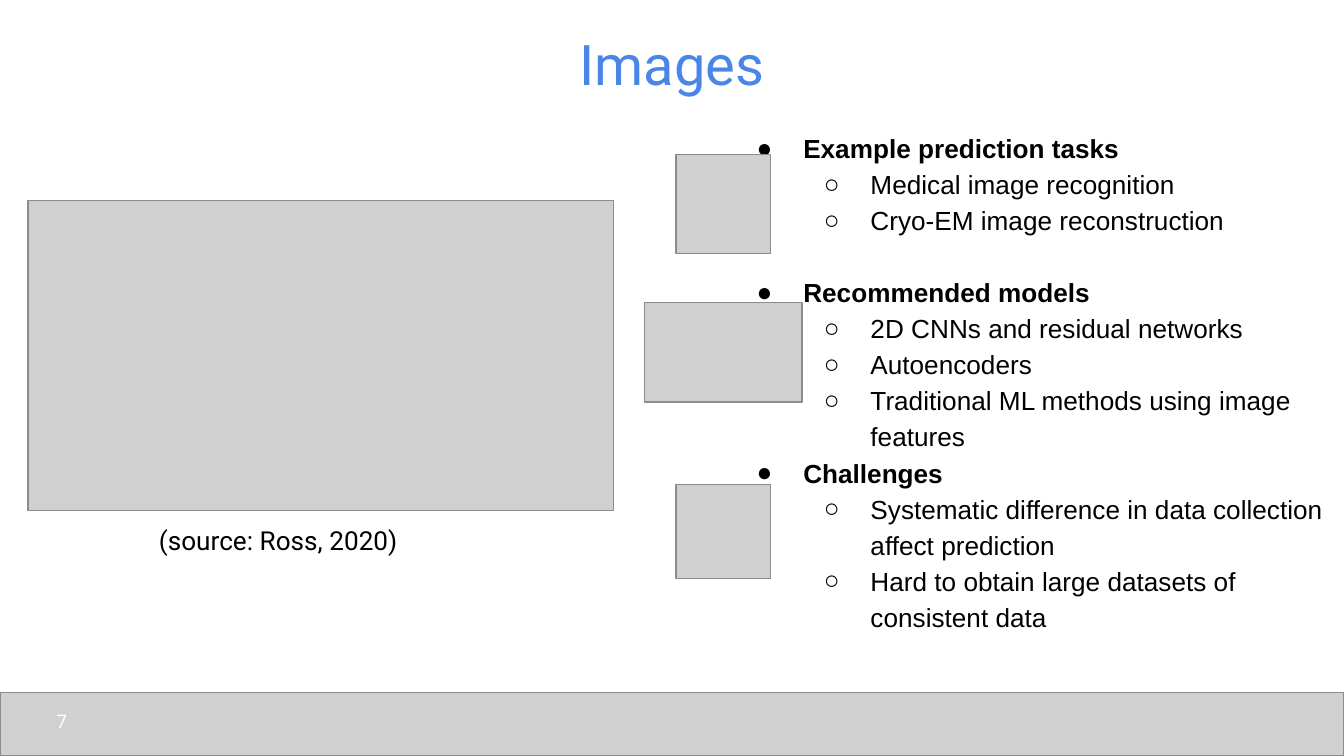
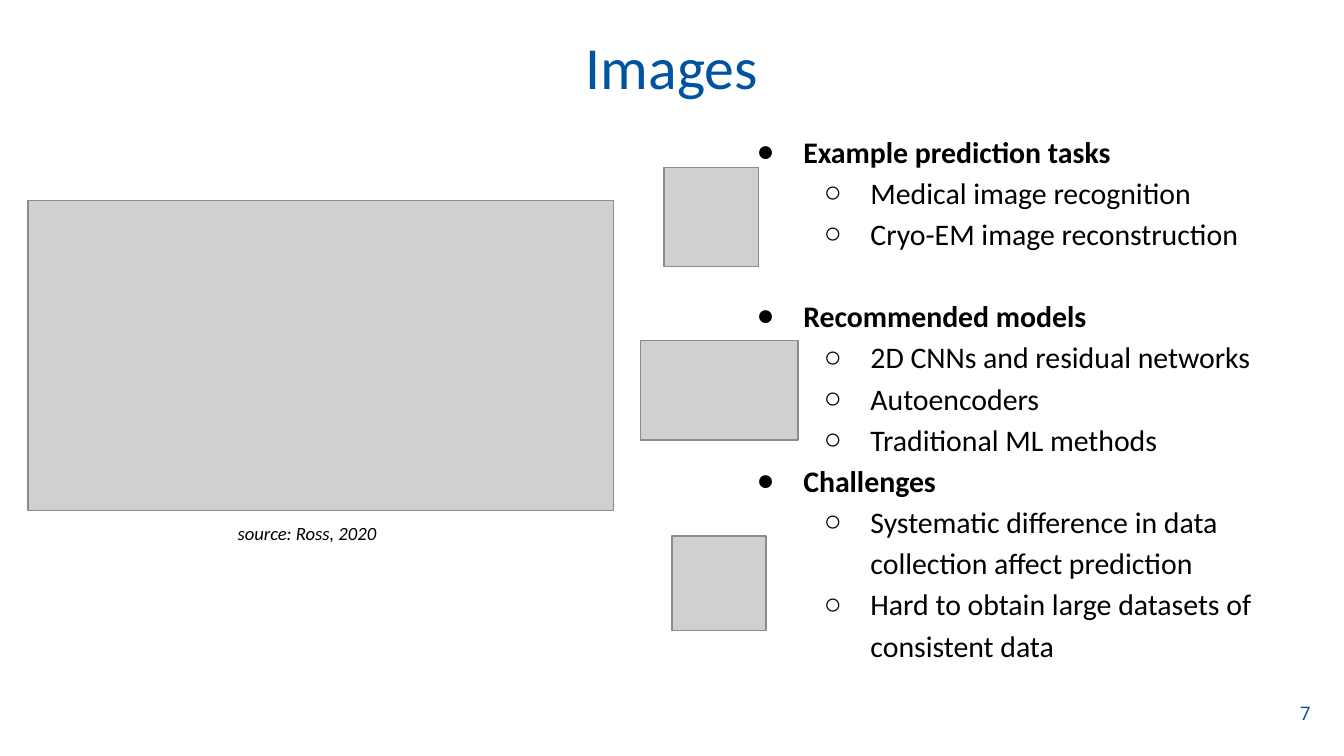
Before and after one commit to udel-cbcb/NIGMS-Sandbox-UD, a slide deck: slide 8 of Submodule_1/Lectures/Submodule_1_Lecture_3_AI_ML_applications.pptx (slide 7 before the commit). Drawn at 1344x756 pixels with LibreOffice and Linux fonts; fonts in the diff are those of the drawing; grey boxes stand for pictures; background and template pictures are left out. Boxes give left, top, right and bottom in pixels: in the first picture for what was removed or moved away, otherwise in the second. Text is boxed around its words. In the diff, an @@ line names an element or a change of style, - is before the commit and + after.

```diff
--- a/Submodule_1/Lectures/Submodule_1_Lecture_3_AI_ML_applications.pptx
+++ b/Submodule_1/Lectures/Submodule_1_Lecture_3_AI_ML_applications.pptx
@@ title "Images" at <box>586,50,758,100</box>: size 30 to 32 pt, font Roboto to Calibri, text colour #4A86E8 to #00539F @@
@@ text at <box>803,142,1251,658</box>: size 14 to 16 pt, font Arial to Calibri @@
@@ picture: place and size @@
-picture at <box>676,155,770,254</box>
+picture at <box>664,167,758,266</box>
@@ picture: place and size @@
-picture at <box>644,302,801,402</box>
+picture at <box>640,341,797,441</box>
@@ text at <box>870,430,1157,452</box>: text changed; size 14 to 16 pt; font Arial to Calibri @@
-  ○ Traditional ML methods using image features
+  ○ Traditional ML methods
@@ text at <box>238,528,376,542</box>: text changed; size 14 to 10 pt; font Roboto to Calibri; italic on @@
-(source: Ross, 2020)
+source: Ross, 2020
@@ picture: place and size @@
-picture at <box>676,484,770,578</box>
+picture at <box>672,536,766,630</box>
@@ page number: place and size @@
-page number at <box>57,715,67,728</box>
+page number at <box>1300,706,1310,720</box>
@@ page number at <box>1300,706,1310,720</box>: text colour #FFFFFF to #00539F @@
@@ picture removed at <box>0,692,1344,755</box> @@
```
Also in this commit, not shown: 9 other slides changed, 1 slide added, 1 other file.
